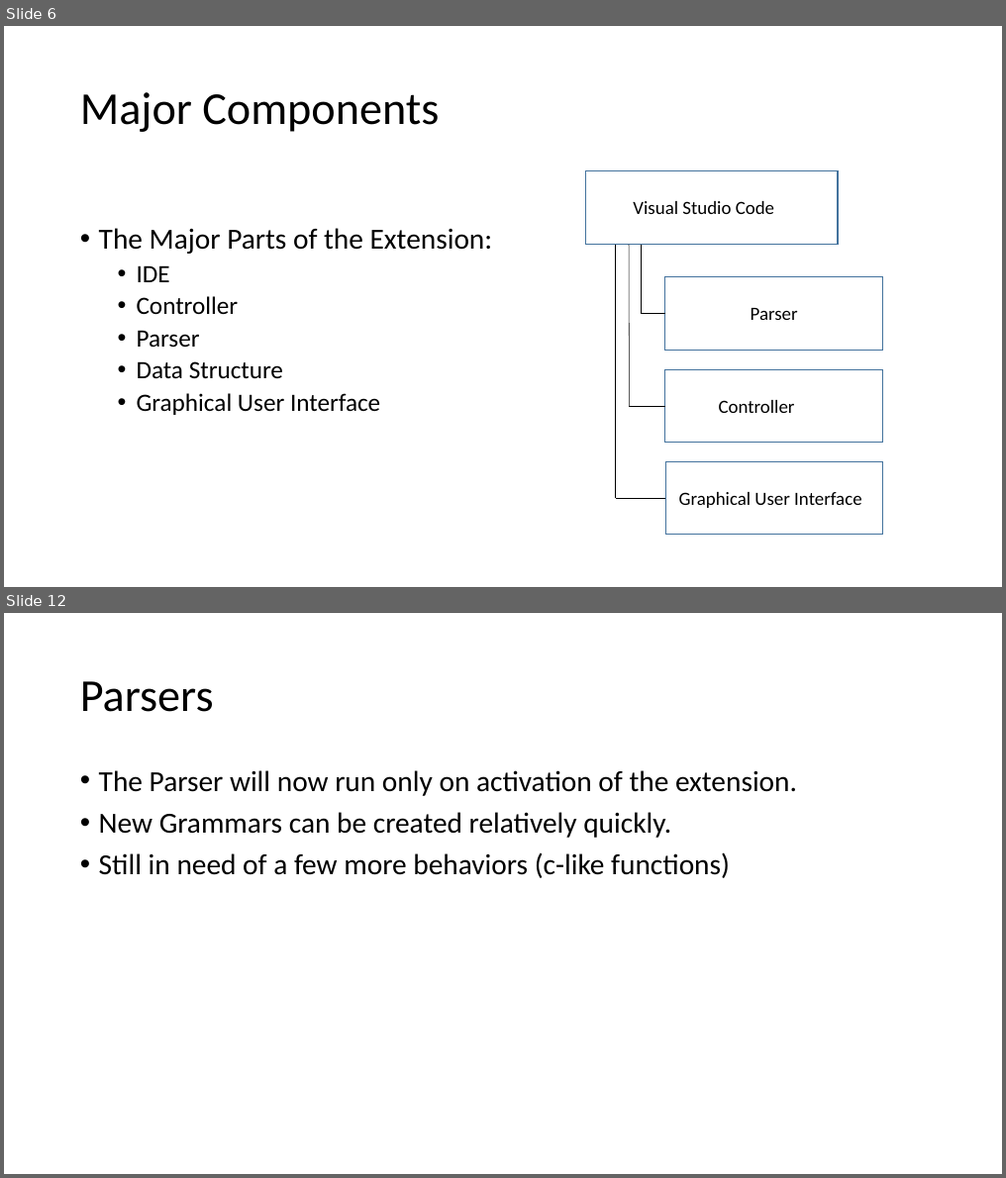
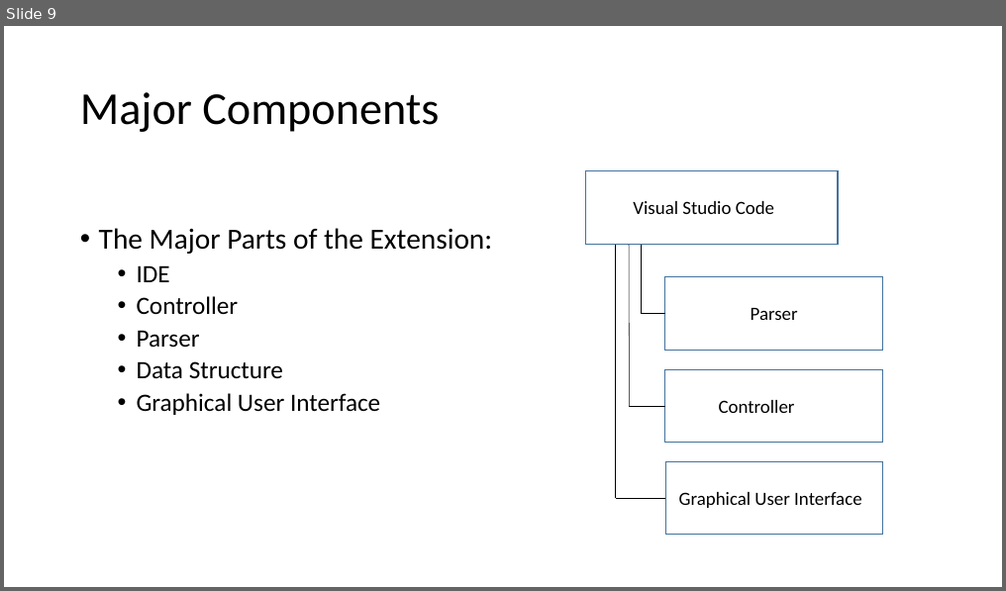
Before and after one commit to slichlyter12/Postal, a slide deck: ProgressReportEndWinter/Progress-Report-EndWinter-team38.pptx. Shown one above the other, each under a label of ours: slides 6 and 12 before the commit, slide 9 after it; the slides between them are not shown. The pictures are 1006x1178 and 1006x591 pixels, drawn with LibreOffice and Linux fonts; fonts in the diff are those of the drawing. Boxes give left, top, right and bottom in pixels: in the first picture for what was removed or moved away, otherwise in the second. Text is boxed around its words. In the diff, an @@ line names an element or a change of style, - is before the commit and + after.

```diff
--- a/ProgressReportEndWinter/Progress-Report-EndWinter-team38.pptx
+++ b/ProgressReportEndWinter/Progress-Report-EndWinter-team38.pptx
@@ slide 12 removed at box(4, 613, 1002, 1174), background #FFFFFF @@
@@ title removed at box(80, 681, 214, 712) @@
-Parsers
@@ text removed at box(99, 770, 797, 878) @@
-• The Parser will now run only on activation of the extension.
-• New Grammars can be created relatively quickly.
-• Still in need of a few more behaviors (c-like functions)
@@ what was slide 6 is now slide 9 @@
```
Also in this commit, not shown: 5 slides changed, 8 slides added, 23 other slides removed.
